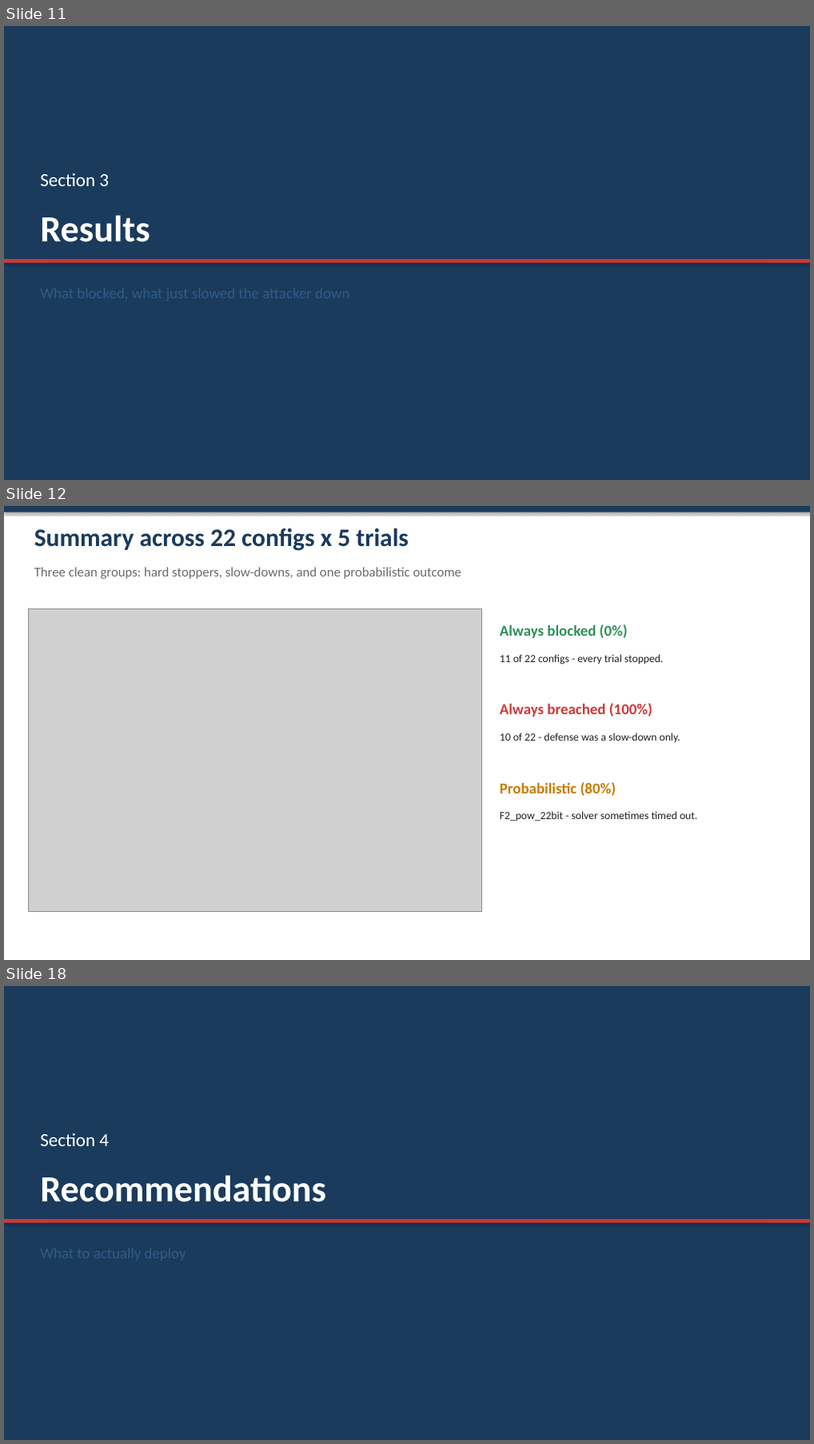
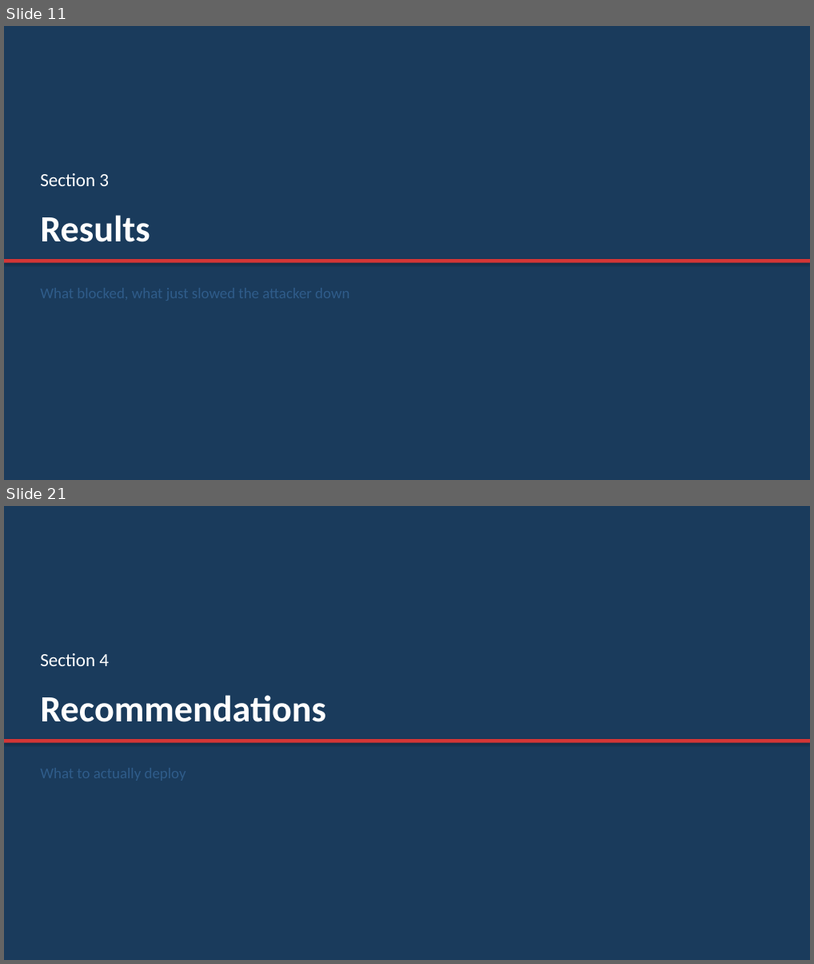
Before and after one commit to Spring-2026-Information-Security/Research-Project, a slide deck: Presentation.pptx. Shown one above the other, each under a label of ours: slides 11, 12 and 18 before the commit, slides 11 and 21 after it; the slides between them are not shown. The pictures are 814x1444 and 814x964 pixels, drawn with LibreOffice and Linux fonts; fonts in the diff are those of the drawing; grey boxes stand for pictures. Boxes give left, top, right and bottom in pixels: in the first picture for what was removed or moved away, otherwise in the second. Text is boxed around its words. In the diff, an @@ line names an element or a change of style, - is before the commit and + after.

```diff
--- a/Presentation.pptx
+++ b/Presentation.pptx
@@ slide 12 removed at <box>4,506,810,960</box>, background #FFFFFF @@
@@ rectangle removed at <box>4,506,810,512</box> @@
@@ text removed at <box>34,528,409,551</box> @@
-Summary across 22 configs x 5 trials
@@ text removed at <box>34,567,462,579</box> @@
-Three clean groups: hard stoppers, slow-downs, and one probabilistic outcome
@@ picture removed at <box>28,609,482,912</box> @@
@@ text removed at <box>500,624,628,638</box> @@
-Always blocked (0%)
@@ text removed at <box>500,654,663,664</box> @@
-11 of 22 configs - every trial stopped.
@@ text removed at <box>500,703,653,716</box> @@
-Always breached (100%)
@@ text removed at <box>500,732,681,742</box> @@
-10 of 22 - defense was a slow-down only.
@@ text removed at <box>500,782,617,796</box> @@
-Probabilistic (80%)
@@ text removed at <box>500,811,698,820</box> @@
-F2_pow_22bit - solver sometimes timed out.
@@ what was slide 18 is now slide 21 @@
```
Also in this commit, not shown: 5 slides changed, 5 slides added, 1 other slide removed, 2 other files.
